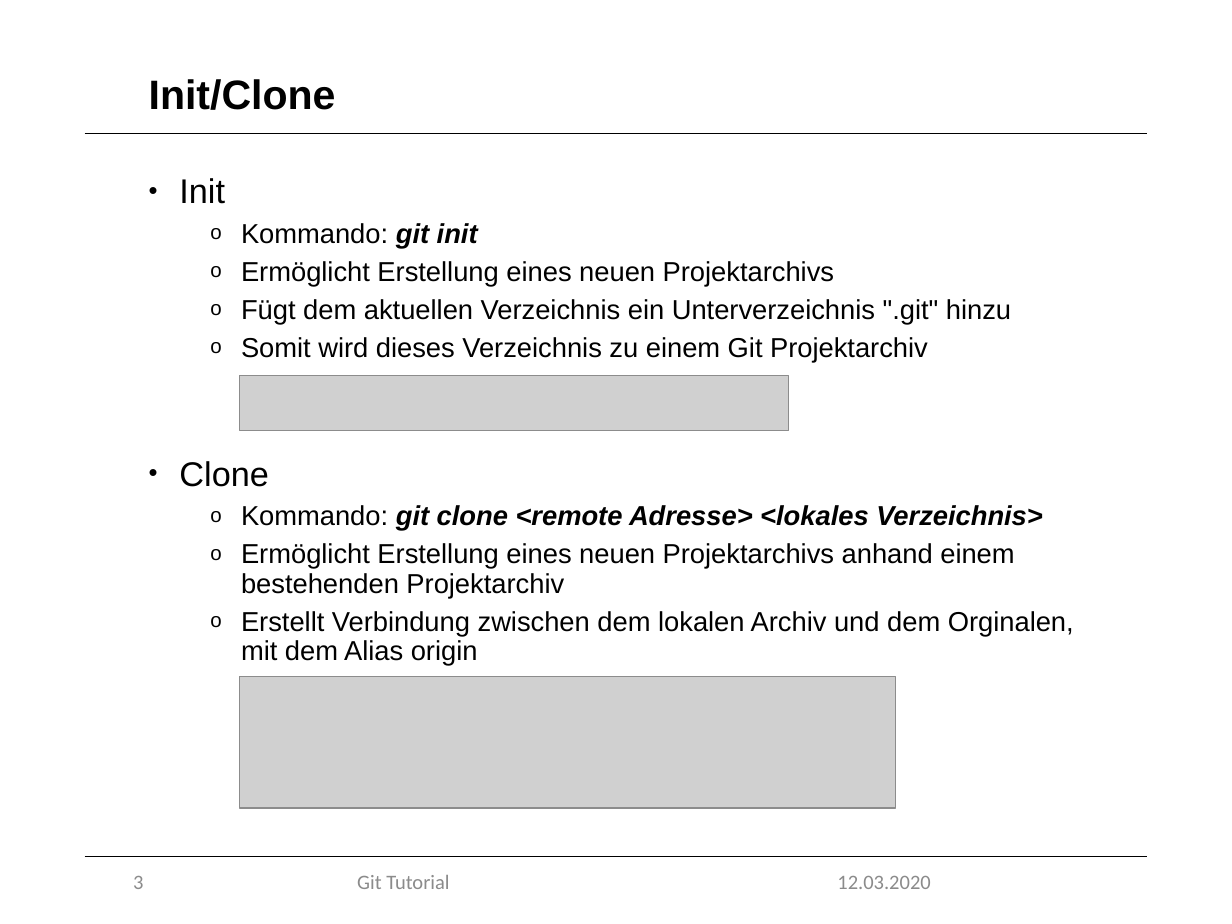
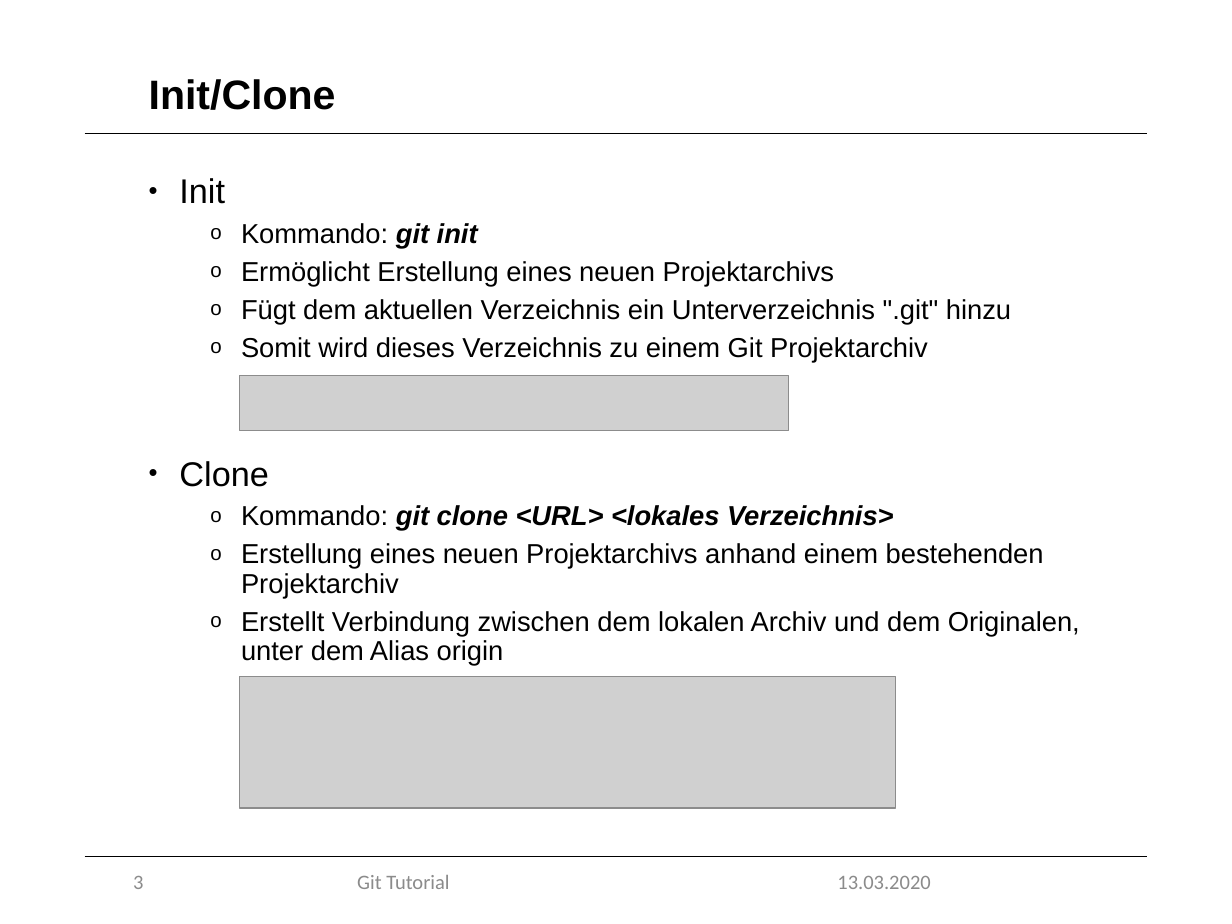
Before and after one commit to marcretzlaff/projektarbeit, a slide deck: slide 3 of Präsentation-90min/Präsentation-90min.pptx. Drawn at 1232x924 pixels with LibreOffice and Linux fonts; fonts in the diff are those of the drawing; grey boxes stand for pictures; background and template pictures are left out. Boxes give left, top, right and bottom in pixels: in the first picture for what was removed or moved away, otherwise in the second. Text is boxed around its words. In the diff, an @@ line names an element or a change of style, - is before the commit and + after.

```diff
--- a/Präsentation-90min/Präsentation-90min.pptx
+++ b/Präsentation-90min/Präsentation-90min.pptx
@@ text at [241,505,1080,666]: text changed @@
-  o Kommando: git clone <remote Adresse> <lokales Verzeichnis>
-  o Ermöglicht Erstellung eines neuen Projektarchivs anhand einem bestehenden Projektarchiv
-  o Erstellt Verbindung zwischen dem lokalen Archiv und dem Orginalen, mit dem Alias origin
+  o Kommando: git clone <URL> <lokales Verzeichnis>
+  o Erstellung eines neuen Projektarchivs anhand einem bestehenden Projektarchiv
+  o Erstellt Verbindung zwischen dem lokalen Archiv und dem Originalen, unter dem Alias origin
@@ text at [837,876,930,889]: text changed @@
-12.03.2020
+13.03.2020
```
Also in this commit, not shown: 19 other slides changed, 9 slides added, 10 slides removed.
